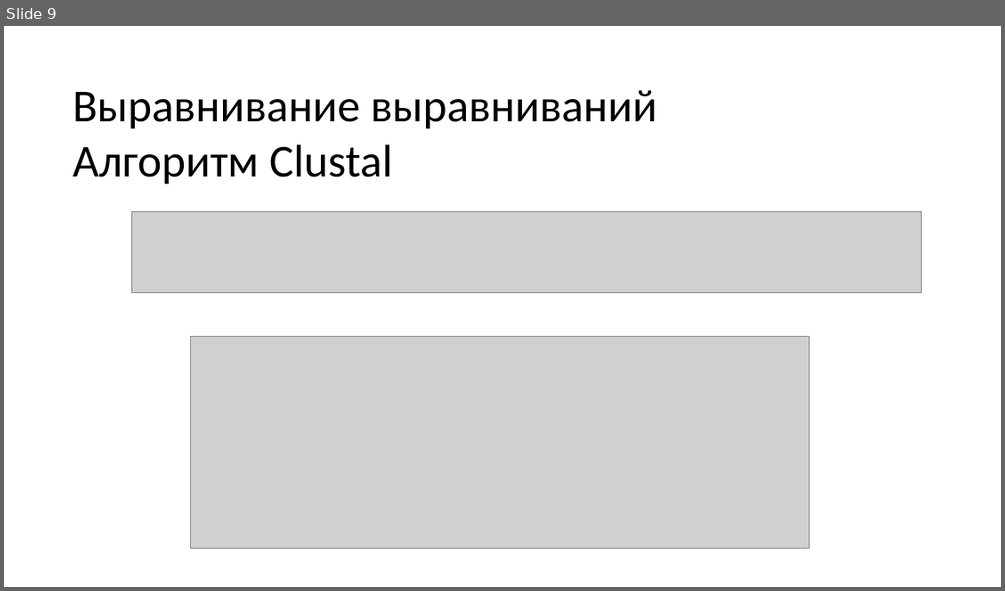
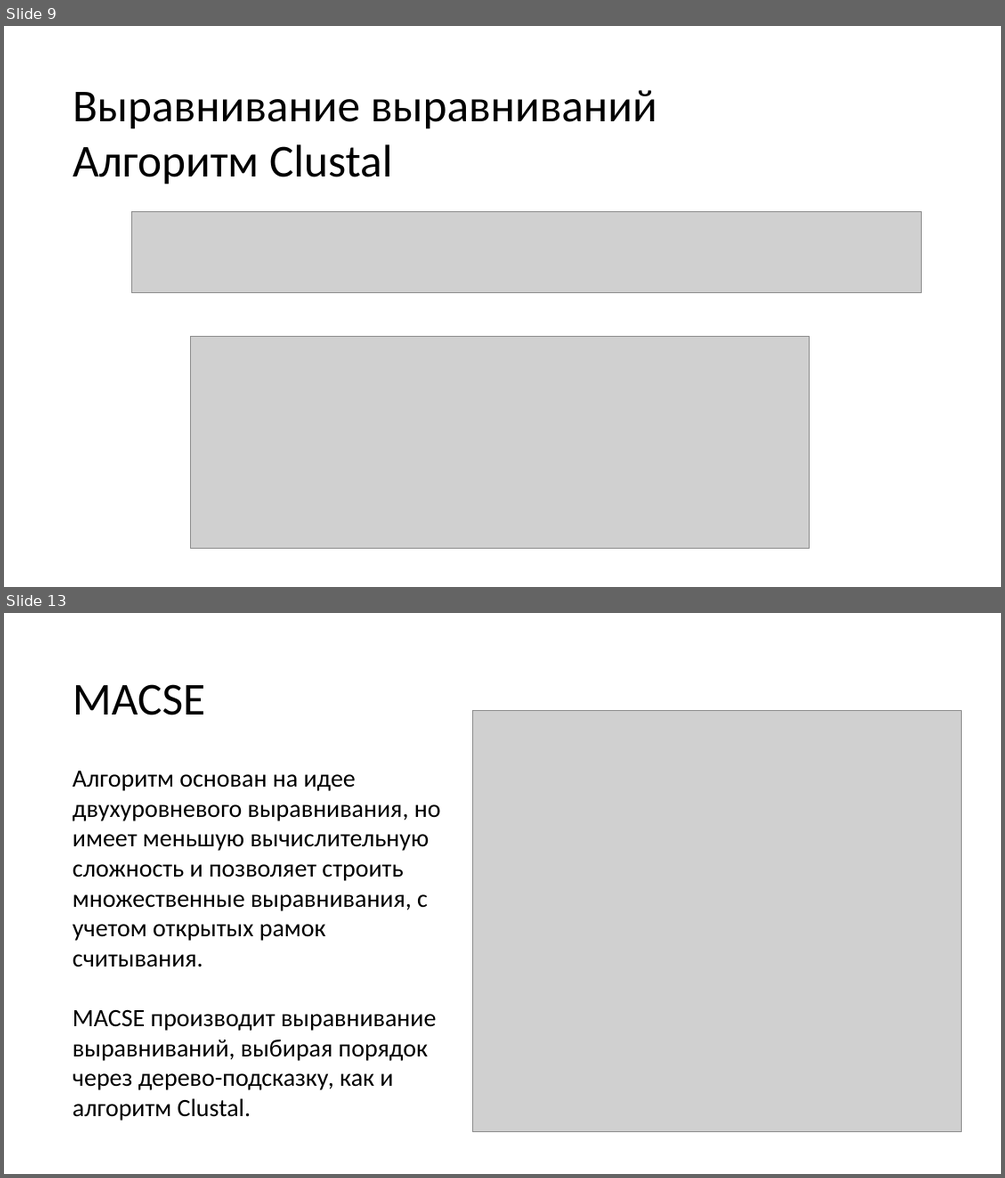
Before and after one commit to BioInfoTools/MACSE, a slide deck: Documentation/presentation/presentation.pptx. Shown one above the other, each under a label of ours: slide 9 before the commit, slides 9 and 13 after it; the slides between them are not shown. The pictures are 1005x591 and 1005x1178 pixels, drawn with LibreOffice and Linux fonts; fonts in the diff are those of the drawing; grey boxes stand for pictures. Boxes give left, top, right and bottom in pixels: in the first picture for what was removed or moved away, otherwise in the second. Text is boxed around its words. In the diff, an @@ line names an element or a change of style, - is before the commit and + after.

Commit message:
добавил про двухуровневое выравнивание в презентации

```diff
--- a/Documentation/presentation/presentation.pptx
+++ b/Documentation/presentation/presentation.pptx
@@ slide 13 added at box(4, 613, 1001, 1174), background #FFFFFF @@
@@ title added at box(73, 684, 205, 715), 44 pt, text #000000 @@
+MACSE
@@ picture added at box(473, 711, 962, 1132) @@
@@ text added at box(73, 771, 441, 1120), 24 pt, text #000000 @@
+Алгоритм основан на идее двухуровневого выравнивания, но имеет меньшую вычислительную сложность и позволяет строить множественные выравнивания, с учетом открытых рамок считывания.
+MACSE производит выравнивание выравниваний, выбирая порядок через дерево-подсказку, как и алгоритм Clustal.
```
Also in this commit, not shown: 2 slides changed, 3 other slides added, 2 other files.
